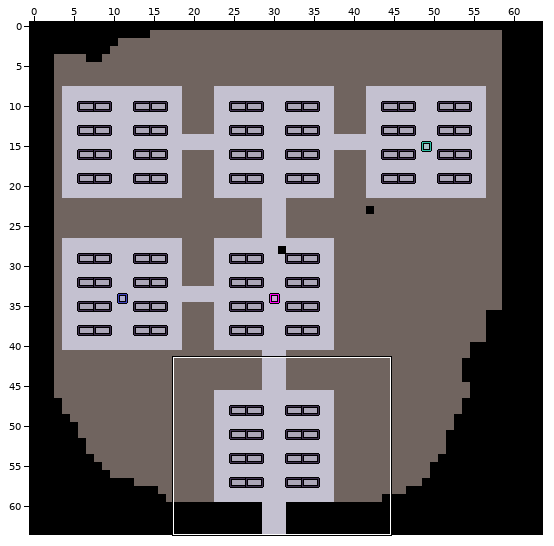
LDtk project: assets/level.ldtk. The picture above shows the old version from afar; the outline marks the close-up.
Close-up. The starting point:
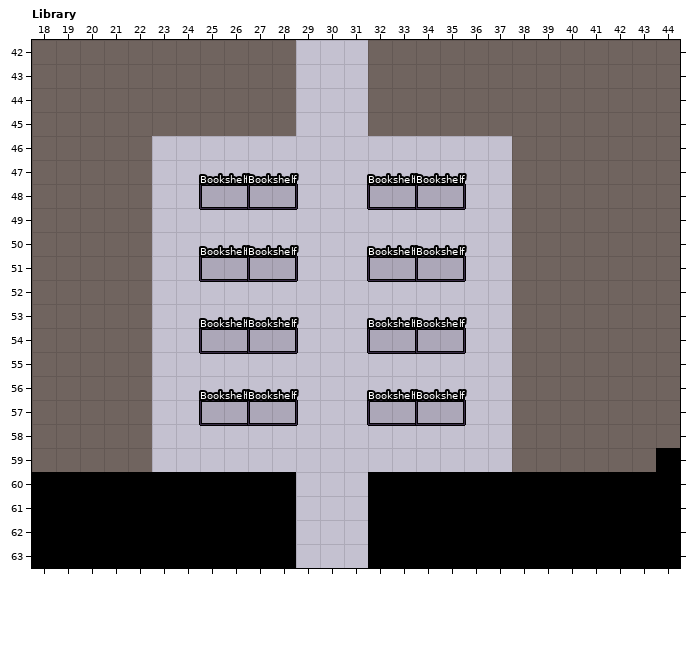
Cells are 16x16 px. Shown: Library x 18..44, y 42..63. The commit also changed other parts of the map, which this record leaves out.
New version:
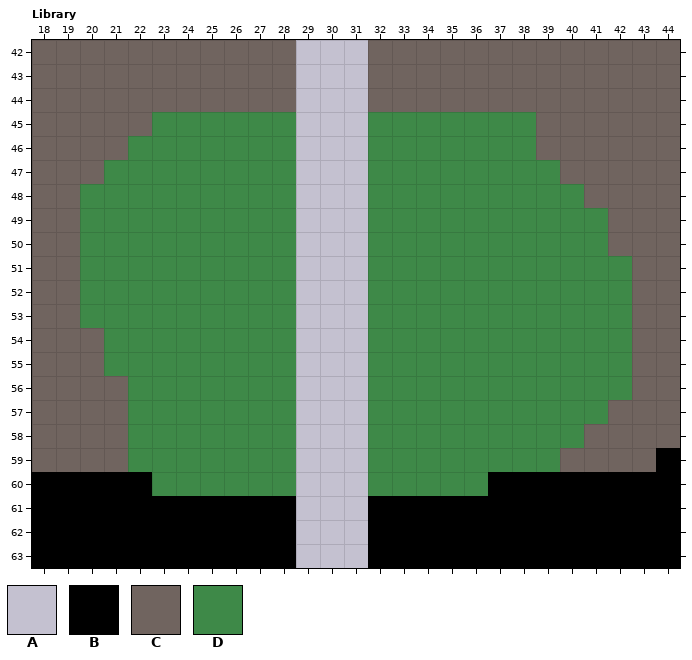
Key: from "Tiles": A 1 "StoneTile", B 2 "PermanentWall", C 3 "Wall", D 5 "Grassland".
_ is an empty cell.
Objects are placed by their top-left corner, in cells (3,4 is the top-left corner of cell 3,4); size is 1x1 cell unless given.
Edits made:
Layer "Tiles":
Tile A gives way to tile D in rows 46 to 59 at x 23 to 28 and 32 to 37.
Tile B gives way to tile D in row 60 at x 23 to 28 and 32 to 36.
Tile C gives way to tile D in row 45 at x 23 to 28 and 32 to 38; in row 46 at x 22 and 38; in row 47 at x 21 to 22 and 38 to 39; in row 48 at x 20 to 22 and 38 to 40; in rows 49 to 50 at x 20 to 22 and 38 to 41; in rows 51 to 53 at x 20 to 22 and 38 to 42.
Tile C gives way to tile D in rows 54 to 55 at x 21 to 22 and 38 to 42; in row 56 at x 22 and 38 to 42; in row 57 at x 22 and 38 to 41; in row 58 at x 22 and 38 to 40; in row 59 at x 22 and 38 to 39.
Layer "Entities":
Object "Bookshelf" rectangle at 25,48 size 2x1 is removed.
Object "Bookshelf" rectangle at 25,51 size 2x1 is removed.
Object "Bookshelf" rectangle at 25,54 size 2x1 is removed.
Object "Bookshelf" rectangle at 27,48 size 2x1 is removed.
Object "Bookshelf" rectangle at 27,51 size 2x1 is removed.
Object "Bookshelf" rectangle at 27,54 size 2x1 is removed.
Object "Bookshelf" rectangle at 32,54 size 2x1 is removed.
Object "Bookshelf" rectangle at 32,51 size 2x1 is removed.
Object "Bookshelf" rectangle at 32,48 size 2x1 is removed.
Object "Bookshelf" rectangle at 34,48 size 2x1 is removed.
Object "Bookshelf" rectangle at 34,51 size 2x1 is removed.
Object "Bookshelf" rectangle at 34,54 size 2x1 is removed.
Object "Bookshelf" rectangle at 25,57 size 2x1 is removed.
Object "Bookshelf" rectangle at 27,57 size 2x1 is removed.
Object "Bookshelf" rectangle at 32,57 size 2x1 is removed.
Object "Bookshelf" rectangle at 34,57 size 2x1 is removed.
